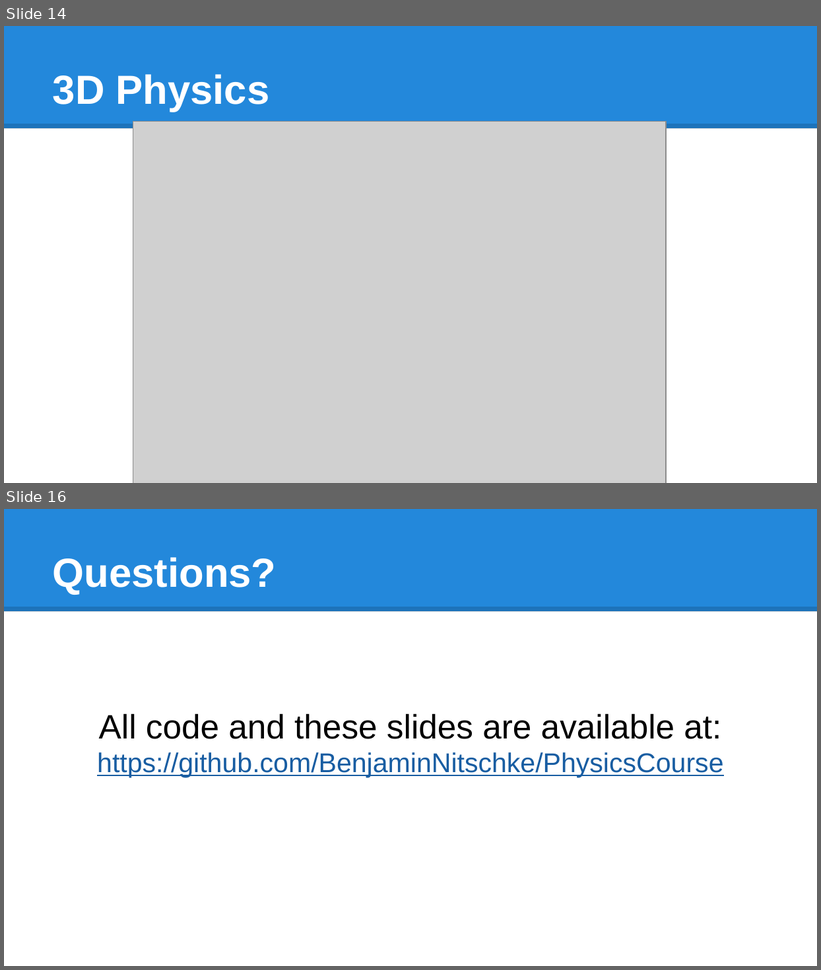
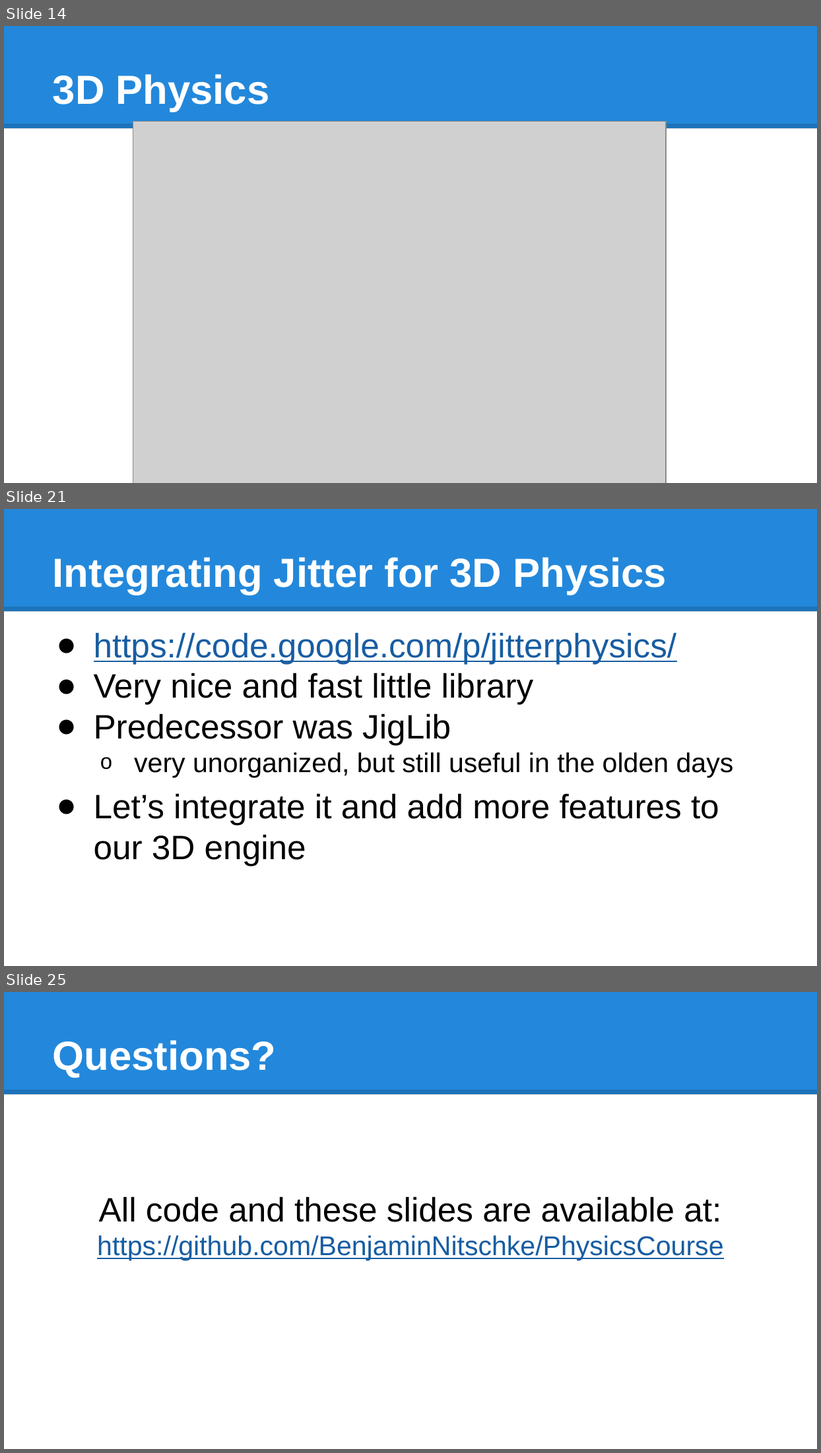
Before and after one commit to BenjaminNitschke/PhysicsCourse, a slide deck: Physics Course Games Academy July 2015.pptx. Shown one above the other, each under a label of ours: slides 14 and 16 before the commit, slides 14, 21 and 25 after it; the slides between them are not shown. The pictures are 821x970 and 821x1453 pixels, drawn with LibreOffice and Linux fonts; fonts in the diff are those of the drawing; grey boxes stand for pictures. Boxes give left, top, right and bottom in pixels: in the first picture for what was removed or moved away, otherwise in the second. Text is boxed around its words. In the diff, an @@ line names an element or a change of style, - is before the commit and + after.

Commit message:
Updated Physics Slides to latest version

```diff
--- a/Physics Course Games Academy July 2015.pptx
+++ b/Physics Course Games Academy July 2015.pptx
@@ slide 21 added at (4,509,817,966), background #FFFFFF; not listed: 2 template elements that a slide beside it also shows @@
@@ title added at (53,557,667,595), 36 pt, text #FFFFFF, bold @@
+Integrating Jitter for 3D Physics
@@ text added at (94,632,734,866), 30 pt, text #000000 @@
+● https://code.google.com/p/jitterphysics/
+● Very nice and fast little library
+● Predecessor was JigLib
+  o very unorganized, but still useful in the olden days
+● Let’s integrate it and add more features to our 3D engine
@@ what was slide 16 is now slide 25 @@
```
Also in this commit, not shown: 2 slides changed, 10 other slides added, 2 slides removed.
